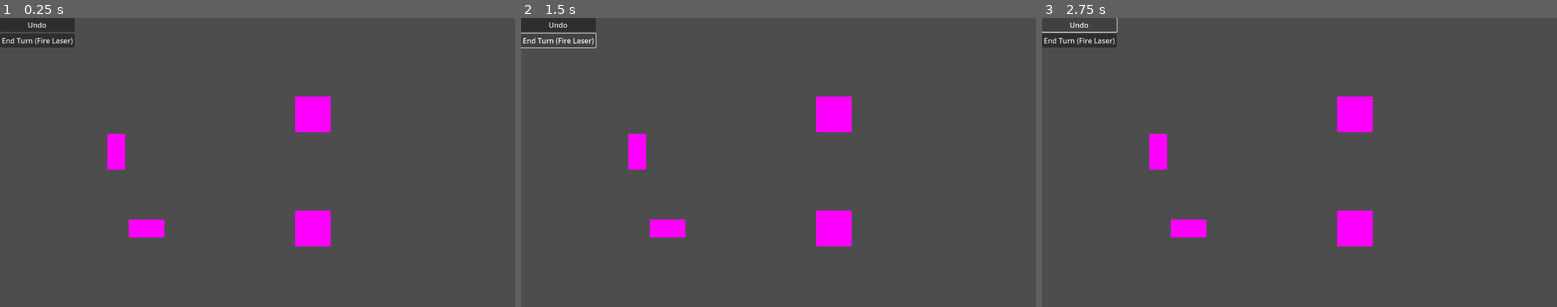
Above: before the commit, frames 1-3 (left to right).
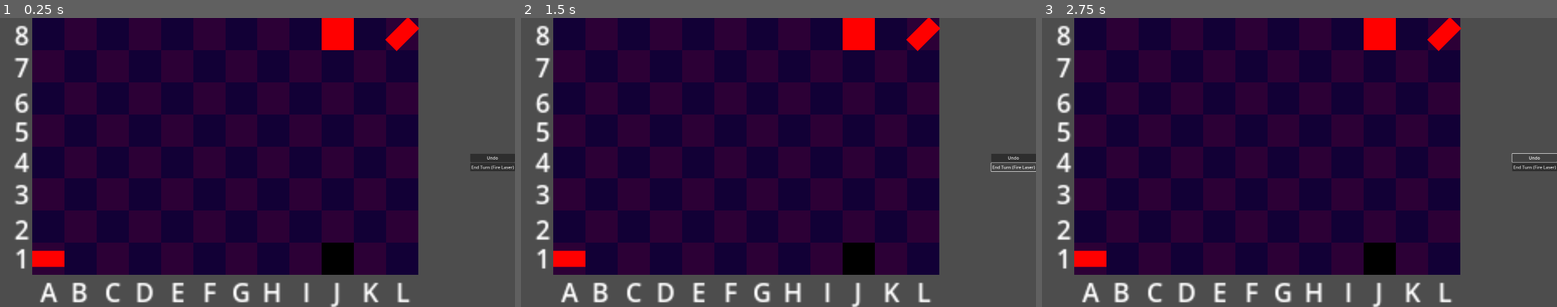
Above: after the commit, the same moments.

Repository: mzbrubak/Reflectix
Game: Godot game, scene res://Scenes/main.tscn
Same seed, same stepped clock (60 frames per second), same inputs: the game is played once before the commit and once after it.
Inputs:
- Up to frame 1 (0.25 s): no input
- Up to frame 2 (1.5 s): click "Undo" at 0.5 s; click "End Turn (Fire Laser)" at 1.25 s
- Up to frame 3 (2.75 s): click "Undo" at 2 s

The runs differ from the first frame. In frame 1, 70% of the frame differs, in the area x 0-100%, y 0-100%; in frame 2, 70%; in frame 3, 70%.

Commit message:
There is a board
I made scenes for a board space and a 12x8 board assuming 20 pixels per space.  Functionally the board doesn't do anything yet, but attaching a script to the board space scene should change that

Diff:
--- /dev/null
+++ b/Scenes/board.tscn
@@ -0,0 +1,505 @@
+[gd_scene load_steps=2 format=3 uid="uid://cn3fhjv74000f"]
+
+[ext_resource type="PackedScene" uid="uid://ccym58eahoa6n" path="res://Scenes/boardspace.tscn" id="1_sgub3"]
+
+[node name="Board" type="Node2D"]
+position = Vector2(-100, 60)
+
+[node name="Spaces" type="Node2D" parent="."]
+
+[node name="A1" parent="Spaces" instance=ExtResource("1_sgub3")]
+
+[node name="A2" parent="Spaces" instance=ExtResource("1_sgub3")]
+modulate = Color(0.411765, 1, 1, 1)
+position = Vector2(0, -20)
+
+[node name="A3" parent="Spaces" instance=ExtResource("1_sgub3")]
+position = Vector2(0, -40)
+
+[node name="A4" parent="Spaces" instance=ExtResource("1_sgub3")]
+modulate = Color(0.411765, 1, 1, 1)
+position = Vector2(0, -60)
+
+[node name="A5" parent="Spaces" instance=ExtResource("1_sgub3")]
+position = Vector2(0, -80)
+
+[node name="A6" parent="Spaces" instance=ExtResource("1_sgub3")]
+modulate = Color(0.411765, 1, 1, 1)
+position = Vector2(0, -100)
+
+[node name="A7" parent="Spaces" instance=ExtResource("1_sgub3")]
+position = Vector2(0, -120)
+
+[node name="A8" parent="Spaces" instance=ExtResource("1_sgub3")]
+modulate = Color(0.411765, 1, 1, 1)
+position = Vector2(0, -140)
+
+[node name="B1" parent="Spaces" instance=ExtResource("1_sgub3")]
+modulate = Color(0.411765, 1, 1, 1)
+position = Vector2(20, 0)
+
+[node name="B2" parent="Spaces" instance=ExtResource("1_sgub3")]
+position = Vector2(20, -20)
+
+[node name="B3" parent="Spaces" instance=ExtResource("1_sgub3")]
+modulate = Color(0.411765, 1, 1, 1)
+position = Vector2(20, -40)
+
+[node name="B4" parent="Spaces" instance=ExtResource("1_sgub3")]
+position = Vector2(20, -60)
+
+[node name="B5" parent="Spaces" instance=ExtResource("1_sgub3")]
+modulate = Color(0.411765, 1, 1, 1)
+position = Vector2(20, -80)
+
+[node name="B6" parent="Spaces" instance=ExtResource("1_sgub3")]
+position = Vector2(20, -100)
+
+[node name="B7" parent="Spaces" instance=ExtResource("1_sgub3")]
+modulate = Color(0.411765, 1, 1, 1)
+position = Vector2(20, -120)
+
+[node name="B8" parent="Spaces" instance=ExtResource("1_sgub3")]
+position = Vector2(20, -140)
+
+[node name="C1" parent="Spaces" instance=ExtResource("1_sgub3")]
+position = Vector2(40, 0)
+
+[node name="C2" parent="Spaces" instance=ExtResource("1_sgub3")]
+modulate = Color(0.411765, 1, 1, 1)
+position = Vector2(40, -20)
+
+[node name="C3" parent="Spaces" instance=ExtResource("1_sgub3")]
+position = Vector2(40, -40)
+
+[node name="C4" parent="Spaces" instance=ExtResource("1_sgub3")]
+modulate = Color(0.411765, 1, 1, 1)
+position = Vector2(40, -60)
+
+[node name="C5" parent="Spaces" instance=ExtResource("1_sgub3")]
+position = Vector2(40, -80)
+
+[node name="C6" parent="Spaces" instance=ExtResource("1_sgub3")]
+modulate = Color(0.411765, 1, 1, 1)
+position = Vector2(40, -100)
+
+[node name="C7" parent="Spaces" instance=ExtResource("1_sgub3")]
+position = Vector2(40, -120)
+
+[node name="C8" parent="Spaces" instance=ExtResource("1_sgub3")]
+modulate = Color(0.411765, 1, 1, 1)
+position = Vector2(40, -140)
+
+[node name="D1" parent="Spaces" instance=ExtResource("1_sgub3")]
+modulate = Color(0.411765, 1, 1, 1)
+position = Vector2(60, 0)
+
+[node name="D2" parent="Spaces" instance=ExtResource("1_sgub3")]
+position = Vector2(60, -20)
+
+[node name="D3" parent="Spaces" instance=ExtResource("1_sgub3")]
+modulate = Color(0.411765, 1, 1, 1)
+position = Vector2(60, -40)
+
+[node name="D4" parent="Spaces" instance=ExtResource("1_sgub3")]
+position = Vector2(60, -60)
+
+[node name="D5" parent="Spaces" instance=ExtResource("1_sgub3")]
+modulate = Color(0.411765, 1, 1, 1)
+position = Vector2(60, -80)
+
+[node name="D6" parent="Spaces" instance=ExtResource("1_sgub3")]
+position = Vector2(60, -100)
+
+[node name="D7" parent="Spaces" instance=ExtResource("1_sgub3")]
+modulate = Color(0.411765, 1, 1, 1)
+position = Vector2(60, -120)
+
+[node name="D8" parent="Spaces" instance=ExtResource("1_sgub3")]
+position = Vector2(60, -140)
+
+[node name="E1" parent="Spaces" instance=ExtResource("1_sgub3")]
+position = Vector2(80, 0)
+
+[node name="E2" parent="Spaces" instance=ExtResource("1_sgub3")]
+modulate = Color(0.411765, 1, 1, 1)
+position = Vector2(80, -20)
+
+[node name="E3" parent="Spaces" instance=ExtResource("1_sgub3")]
+position = Vector2(80, -40)
+
+[node name="E4" parent="Spaces" instance=ExtResource("1_sgub3")]
+modulate = Color(0.411765, 1, 1, 1)
+position = Vector2(80, -60)
+
+[node name="E5" parent="Spaces" instance=ExtResource("1_sgub3")]
+position = Vector2(80, -80)
+
+[node name="E6" parent="Spaces" instance=ExtResource("1_sgub3")]
+modulate = Color(0.411765, 1, 1, 1)
+position = Vector2(80, -100)
+
+[node name="E7" parent="Spaces" instance=ExtResource("1_sgub3")]
+position = Vector2(80, -120)
+
+[node name="E8" parent="Spaces" instance=ExtResource("1_sgub3")]
+modulate = Color(0.411765, 1, 1, 1)
+position = Vector2(80, -140)
+
+[node name="F1" parent="Spaces" instance=ExtResource("1_sgub3")]
+modulate = Color(0.411765, 1, 1, 1)
+position = Vector2(100, 0)
+
+[node name="F2" parent="Spaces" instance=ExtResource("1_sgub3")]
+position = Vector2(100, -20)
+
+[node name="F3" parent="Spaces" instance=ExtResource("1_sgub3")]
+modulate = Color(0.411765, 1, 1, 1)
+position = Vector2(100, -40)
+
+[node name="F4" parent="Spaces" instance=ExtResource("1_sgub3")]
+position = Vector2(100, -60)
+
+[node name="F5" parent="Spaces" instance=ExtResource("1_sgub3")]
+modulate = Color(0.411765, 1, 1, 1)
+position = Vector2(100, -80)
+
+[node name="F6" parent="Spaces" instance=ExtResource("1_sgub3")]
+position = Vector2(100, -100)
+
+[node name="F7" parent="Spaces" instance=ExtResource("1_sgub3")]
+modulate = Color(0.411765, 1, 1, 1)
+position = Vector2(100, -120)
+
+[node name="F8" parent="Spaces" instance=ExtResource("1_sgub3")]
+position = Vector2(100, -140)
+
+[node name="G1" parent="Spaces" instance=ExtResource("1_sgub3")]
+position = Vector2(120, 0)
+
+[node name="G2" parent="Spaces" instance=ExtResource("1_sgub3")]
+modulate = Color(0.411765, 1, 1, 1)
+position = Vector2(120, -20)
+
+[node name="G3" parent="Spaces" instance=ExtResource("1_sgub3")]
+position = Vector2(120, -40)
+
+[node name="G4" parent="Spaces" instance=ExtResource("1_sgub3")]
+modulate = Color(0.411765, 1, 1, 1)
+position = Vector2(120, -60)
+
+[node name="G5" parent="Spaces" instance=ExtResource("1_sgub3")]
+position = Vector2(120, -80)
+
+[node name="G6" parent="Spaces" instance=ExtResource("1_sgub3")]
+modulate = Color(0.411765, 1, 1, 1)
+position = Vector2(120, -100)
+
+[node name="G7" parent="Spaces" instance=ExtResource("1_sgub3")]
+position = Vector2(120, -120)
+
+[node name="G8" parent="Spaces" instance=ExtResource("1_sgub3")]
+modulate = Color(0.411765, 1, 1, 1)
+position = Vector2(120, -140)
+
+[node name="H1" parent="Spaces" instance=ExtResource("1_sgub3")]
+modulate = Color(0.411765, 1, 1, 1)
+position = Vector2(140, 0)
+
+[node name="H2" parent="Spaces" instance=ExtResource("1_sgub3")]
+position = Vector2(140, -20)
+
+[node name="H3" parent="Spaces" instance=ExtResource("1_sgub3")]
+modulate = Color(0.411765, 1, 1, 1)
+position = Vector2(140, -40)
+
+[node name="H4" parent="Spaces" instance=ExtResource("1_sgub3")]
+position = Vector2(140, -60)
+
+[node name="H5" parent="Spaces" instance=ExtResource("1_sgub3")]
+modulate = Color(0.411765, 1, 1, 1)
+position = Vector2(140, -80)
+
+[node name="H6" parent="Spaces" instance=ExtResource("1_sgub3")]
+position = Vector2(140, -100)
+
+[node name="H7" parent="Spaces" instance=ExtResource("1_sgub3")]
+modulate = Color(0.411765, 1, 1, 1)
+position = Vector2(140, -120)
+
+[node name="H8" parent="Spaces" instance=ExtResource("1_sgub3")]
+position = Vector2(140, -140)
+
+[node name="I1" parent="Spaces" instance=ExtResource("1_sgub3")]
+position = Vector2(160, 0)
+
+[node name="I2" parent="Spaces" instance=ExtResource("1_sgub3")]
+modulate = Color(0.411765, 1, 1, 1)
+position = Vector2(160, -20)
+
+[node name="I3" parent="Spaces" instance=ExtResource("1_sgub3")]
+position = Vector2(160, -40)
+
+[node name="I4" parent="Spaces" instance=ExtResource("1_sgub3")]
+modulate = Color(0.411765, 1, 1, 1)
+position = Vector2(160, -60)
+
+[node name="I5" parent="Spaces" instance=ExtResource("1_sgub3")]
+position = Vector2(160, -80)
+
+[node name="I6" parent="Spaces" instance=ExtResource("1_sgub3")]
+modulate = Color(0.411765, 1, 1, 1)
+position = Vector2(160, -100)
+
+[node name="I7" parent="Spaces" instance=ExtResource("1_sgub3")]
+position = Vector2(160, -120)
+
+[node name="I8" parent="Spaces" instance=ExtResource("1_sgub3")]
+modulate = Color(0.411765, 1, 1, 1)
+position = Vector2(160, -140)
+
+[node name="J1" parent="Spaces" instance=ExtResource("1_sgub3")]
+modulate = Color(0.411765, 1, 1, 1)
+position = Vector2(180, 0)
+
+[node name="J2" parent="Spaces" instance=ExtResource("1_sgub3")]
+position = Vector2(180, -20)
+
+[node name="J3" parent="Spaces" instance=ExtResource("1_sgub3")]
+modulate = Color(0.411765, 1, 1, 1)
+position = Vector2(180, -40)
+
+[node name="J4" parent="Spaces" instance=ExtResource("1_sgub3")]
+position = Vector2(180, -60)
+
+[node name="J5" parent="Spaces" instance=ExtResource("1_sgub3")]
+modulate = Color(0.411765, 1, 1, 1)
+position = Vector2(180, -80)
+
+[node name="J6" parent="Spaces" instance=ExtResource("1_sgub3")]
+position = Vector2(180, -100)
+
+[node name="J7" parent="Spaces" instance=ExtResource("1_sgub3")]
+modulate = Color(0.411765, 1, 1, 1)
+position = Vector2(180, -120)
+
+[node name="J8" parent="Spaces" instance=ExtResource("1_sgub3")]
+position = Vector2(180, -140)
+
+[node name="K1" parent="Spaces" instance=ExtResource("1_sgub3")]
+position = Vector2(200, 0)
+
+[node name="K2" parent="Spaces" instance=ExtResource("1_sgub3")]
+modulate = Color(0.411765, 1, 1, 1)
+position = Vector2(200, -20)
+
+[node name="K3" parent="Spaces" instance=ExtResource("1_sgub3")]
+position = Vector2(200, -40)
+
+[node name="K4" parent="Spaces" instance=ExtResource("1_sgub3")]
+modulate = Color(0.411765, 1, 1, 1)
+position = Vector2(200, -60)
+
+[node name="K5" parent="Spaces" instance=ExtResource("1_sgub3")]
+position = Vector2(200, -80)
+
+[node name="K6" parent="Spaces" instance=ExtResource("1_sgub3")]
+modulate = Color(0.411765, 1, 1, 1)
+position = Vector2(200, -100)
+
+[node name="K7" parent="Spaces" instance=ExtResource("1_sgub3")]
+position = Vector2(200, -120)
+
+[node name="K8" parent="Spaces" instance=ExtResource("1_sgub3")]
+modulate = Color(0.411765, 1, 1, 1)
+position = Vector2(200, -140)
+
+[node name="L1" parent="Spaces" instance=ExtResource("1_sgub3")]
+modulate = Color(0.411765, 1, 1, 1)
+position = Vector2(220, 0)
+
+[node name="L2" parent="Spaces" instance=ExtResource("1_sgub3")]
+position = Vector2(220, -20)
+
+[node name="L3" parent="Spaces" instance=ExtResource("1_sgub3")]
+modulate = Color(0.411765, 1, 1, 1)
+position = Vector2(220, -40)
+
+[node name="L4" parent="Spaces" instance=ExtResource("1_sgub3")]
+position = Vector2(220, -60)
+
+[node name="L5" parent="Spaces" instance=ExtResource("1_sgub3")]
+modulate = Color(0.411765, 1, 1, 1)
+position = Vector2(220, -80)
+
+[node name="L6" parent="Spaces" instance=ExtResource("1_sgub3")]
+position = Vector2(220, -100)
+
+[node name="L7" parent="Spaces" instance=ExtResource("1_sgub3")]
+modulate = Color(0.411765, 1, 1, 1)
+position = Vector2(220, -120)
+
+[node name="L8" parent="Spaces" instance=ExtResource("1_sgub3")]
+position = Vector2(220, -140)
+
+[node name="Grid Labels" type="Node2D" parent="."]
+
+[node name="A" type="Label" parent="Grid Labels"]
+offset_left = -5.0
+offset_top = 9.0
+offset_right = 35.0
+offset_bottom = 32.0
+text = "A"
+metadata/_edit_use_anchors_ = true
+
+[node name="B" type="Label" parent="Grid Labels"]
+offset_left = 14.0
+offset_top = 9.0
+offset_right = 54.0
+offset_bottom = 32.0
+text = "B"
+metadata/_edit_use_anchors_ = true
+
+[node name="C" type="Label" parent="Grid Labels"]
+offset_left = 35.0
+offset_top = 9.0
+offset_right = 75.0
+offset_bottom = 32.0
+text = "C"
+metadata/_edit_use_anchors_ = true
+
+[node name="D" type="Label" parent="Grid Labels"]
+offset_left = 54.0
+offset_top = 9.0
+offset_right = 94.0
+offset_bottom = 32.0
+text = "D"
+metadata/_edit_use_anchors_ = true
+
+[node name="E" type="Label" parent="Grid Labels"]
+offset_left = 76.0
+offset_top = 9.0
+offset_right = 116.0
+offset_bottom = 32.0
+text = "E"
+metadata/_edit_use_anchors_ = true
+
+[node name="F" type="Label" parent="Grid Labels"]
+offset_left = 96.0
+offset_top = 9.0
+offset_right = 136.0
+offset_bottom = 32.0
+text = "F"
+metadata/_edit_use_anchors_ = true
+
+[node name="G" type="Label" parent="Grid Labels"]
+offset_left = 114.0
+offset_top = 9.0
+offset_right = 154.0
+offset_bottom = 32.0
+text = "G"
+metadata/_edit_use_anchors_ = true
+
+[node name="H" type="Label" parent="Grid Labels"]
+offset_left = 133.0
+offset_top = 9.0
+offset_right = 173.0
+offset_bottom = 32.0
+text = "H"
+metadata/_edit_use_anchors_ = true
+
+[node name="I" type="Label" parent="Grid Labels"]
+offset_left = 158.0
+offset_top = 9.0
+offset_right = 198.0
+offset_bottom = 32.0
+text = "I"
+metadata/_edit_use_anchors_ = true
+
+[node name="J" type="Label" parent="Grid Labels"]
+offset_left = 177.0
+offset_top = 9.0
+offset_right = 217.0
+offset_bottom = 32.0
+text = "J"
+metadata/_edit_use_anchors_ = true
+
+[node name="K" type="Label" parent="Grid Labels"]
+offset_left = 195.0
+offset_top = 9.0
+offset_right = 235.0
+offset_bottom = 32.0
+text = "K"
+metadata/_edit_use_anchors_ = true
+
+[node name="L" type="Label" parent="Grid Labels"]
+offset_left = 216.0
+offset_top = 9.0
+offset_right = 256.0
+offset_bottom = 32.0
+text = "L"
+metadata/_edit_use_anchors_ = true
+
+[node name="1" type="Label" parent="Grid Labels"]
+offset_left = -21.0
+offset_top = -12.0
+offset_right = 19.0
+offset_bottom = 11.0
+text = "1"
+metadata/_edit_use_anchors_ = true
+
+[node name="2" type="Label" parent="Grid Labels"]
+offset_left = -21.0
+offset_top = -30.0
+offset_right = 19.0
+offset_bottom = -7.0
+text = "2"
+metadata/_edit_use_anchors_ = true
+
+[node name="3" type="Label" parent="Grid Labels"]
+offset_left = -21.0
+offset_top = -52.0
+offset_right = 19.0
+offset_bottom = -29.0
+text = "3"
+metadata/_edit_use_anchors_ = true
+
+[node name="4" type="Label" parent="Grid Labels"]
+offset_left = -21.0
+offset_top = -72.0
+offset_right = 19.0
+offset_bottom = -49.0
+text = "4"
+metadata/_edit_use_anchors_ = true
+
+[node name="5" type="Label" parent="Grid Labels"]
+offset_left = -21.0
+offset_top = -91.0
+offset_right = 19.0
+offset_bottom = -68.0
+text = "5"
+metadata/_edit_use_anchors_ = true
+
+[node name="6" type="Label" parent="Grid Labels"]
+offset_left = -21.0
+offset_top = -109.0
+offset_right = 19.0
+offset_bottom = -86.0
+text = "6"
+metadata/_edit_use_anchors_ = true
+
+[node name="7" type="Label" parent="Grid Labels"]
+offset_left = -21.0
+offset_top = -131.0
+offset_right = 19.0
+offset_bottom = -108.0
+text = "7"
+metadata/_edit_use_anchors_ = true
+
+[node name="8" type="Label" parent="Grid Labels"]
+offset_left = -21.0
+offset_top = -151.0
+offset_right = 19.0
+offset_bottom = -128.0
+text = "8"
+metadata/_edit_use_anchors_ = true
--- /dev/null
+++ b/Scenes/boardspace.tscn
@@ -0,0 +1,11 @@
+[gd_scene load_steps=2 format=3 uid="uid://ccym58eahoa6n"]
+
+[sub_resource type="PlaceholderTexture2D" id="PlaceholderTexture2D_mlt07"]
+
+[node name="BoardSpace" type="Node2D"]
+
+[node name="Sprite2D" type="Sprite2D" parent="."]
+modulate = Color(0.172549, 0.188235, 0.211765, 1)
+position = Vector2(4.76837e-07, -4.76837e-07)
+scale = Vector2(20, 20)
+texture = SubResource("PlaceholderTexture2D_mlt07")
--- a/Scenes/king.tscn
+++ b/Scenes/king.tscn
@@ -10,6 +10,7 @@
 script = ExtResource("1_mpdq4")
 
 [node name="Sprite2D" type="Sprite2D" parent="."]
+self_modulate = Color(1, 1, 0, 1)
 position = Vector2(-2.08616e-07, 0)
 scale = Vector2(20, 20)
 texture = SubResource("PlaceholderTexture2D_gbxff")
--- a/Scenes/laseremitter.tscn
+++ b/Scenes/laseremitter.tscn
@@ -12,6 +12,7 @@
 script = ExtResource("1_du4aj")
 
 [node name="Sprite2D" type="Sprite2D" parent="."]
+self_modulate = Color(1, 0, 0, 1)
 position = Vector2(1.66893e-06, 2.38419e-07)
 scale = Vector2(20, 10)
 texture = SubResource("PlaceholderTexture2D_oqpmt")
@@ -24,6 +25,7 @@
 shape = SubResource("RectangleShape2D_huqak")
 
 [node name="Laser" type="RayCast2D" parent="Body"]
+modulate = Color(1, 0, 0, 1)
 position = Vector2(10, 0)
 enabled = false
 target_position = Vector2(1000, 0)
--- a/Scenes/main.tscn
+++ b/Scenes/main.tscn
@@ -1,7 +1,8 @@
-[gd_scene load_steps=6 format=3 uid="uid://djqevu5mpndwa"]
+[gd_scene load_steps=7 format=3 uid="uid://djqevu5mpndwa"]
 
 [ext_resource type="PackedScene" uid="uid://dkuug16ke60wh" path="res://Scenes/laseremitter.tscn" id="1_g7mjg"]
 [ext_resource type="Script" path="res://Scenes/main.gd" id="1_nomae"]
+[ext_resource type="PackedScene" uid="uid://cn3fhjv74000f" path="res://Scenes/board.tscn" id="2_0yl2j"]
 [ext_resource type="PackedScene" uid="uid://yocbirg225wt" path="res://Scenes/mirror.tscn" id="2_6nsyl"]
 [ext_resource type="PackedScene" uid="uid://db4wpu213jqyc" path="res://Scenes/king.tscn" id="4_kfvhc"]
 [ext_resource type="PackedScene" uid="uid://q1n7pyb7j2wj" path="res://Scenes/ui.tscn" id="5_ctrvt"]
@@ -9,26 +10,29 @@
 [node name="Main" type="Node2D"]
 script = ExtResource("1_nomae")
 
+[node name="Board" parent="." instance=ExtResource("2_0yl2j")]
+position = Vector2(-130, 60)
+
 [node name="Camera2D" type="Camera2D" parent="."]
-zoom = Vector2(4, 4)
+zoom = Vector2(6, 6)
 
 [node name="Player1Pieces" type="Node2D" parent="."]
 
 [node name="LaserEmitter" parent="Player1Pieces" instance=ExtResource("1_g7mjg")]
-position = Vector2(-62, 37)
+position = Vector2(-130, 60)
 
 [node name="Mirror" parent="Player1Pieces" instance=ExtResource("2_6nsyl")]
-position = Vector2(31, 37)
+position = Vector2(50, 60)
 rotation = 1.5708
 
 [node name="King" parent="Player1Pieces" instance=ExtResource("4_kfvhc")]
-position = Vector2(31, -27)
+position = Vector2(50, -80)
 
 [node name="Player2Pieces" type="Node2D" parent="."]
 
 [node name="LaserEmitter" parent="Player2Pieces" instance=ExtResource("1_g7mjg")]
-position = Vector2(-79, -6)
-rotation = 1.5708
+position = Vector2(90, -80)
+rotation = 2.35619
 
 [node name="UI" parent="." instance=ExtResource("5_ctrvt")]
 visible = false
--- a/Scenes/mirror.tscn
+++ b/Scenes/mirror.tscn
@@ -15,6 +15,7 @@
 script = ExtResource("1_2hn2q")
 
 [node name="Sprite2D" type="Sprite2D" parent="."]
+self_modulate = Color(0, 1, 0, 1)
 position = Vector2(7.15256e-07, 0)
 scale = Vector2(20, 20)
 texture = SubResource("PlaceholderTexture2D_pn3q1")
@@ -26,6 +27,7 @@
 shape = SubResource("SegmentShape2D_g8scn")
 
 [node name="Laser" type="RayCast2D" parent="MirrorSurface"]
+modulate = Color(1, 0, 0, 1)
 enabled = false
 target_position = Vector2(-50, 50)
 collision_mask = 11
--- a/Scenes/ui.tscn
+++ b/Scenes/ui.tscn
@@ -6,8 +6,16 @@
 script = ExtResource("1_7jko1")
 
 [node name="VBoxContainer" type="VBoxContainer" parent="."]
-offset_right = 167.0
-offset_bottom = 66.0
+anchors_preset = 6
+anchor_left = 1.0
+anchor_top = 0.5
+anchor_right = 1.0
+anchor_bottom = 0.5
+offset_left = -167.0
+offset_top = -33.0
+offset_bottom = 33.0
+grow_horizontal = 0
+grow_vertical = 2
 
 [node name="Undo" type="Button" parent="VBoxContainer"]
 layout_mode = 2
--- a/project.godot
+++ b/project.godot
@@ -15,6 +15,11 @@
 config/features=PackedStringArray("4.3", "GL Compatibility")
 config/icon="res://icon.svg"
 
+[display]
+
+window/size/viewport_width=1920
+window/size/viewport_height=1080
+
 [layer_names]
 
 2d_physics/layer_1="Mirrors"
